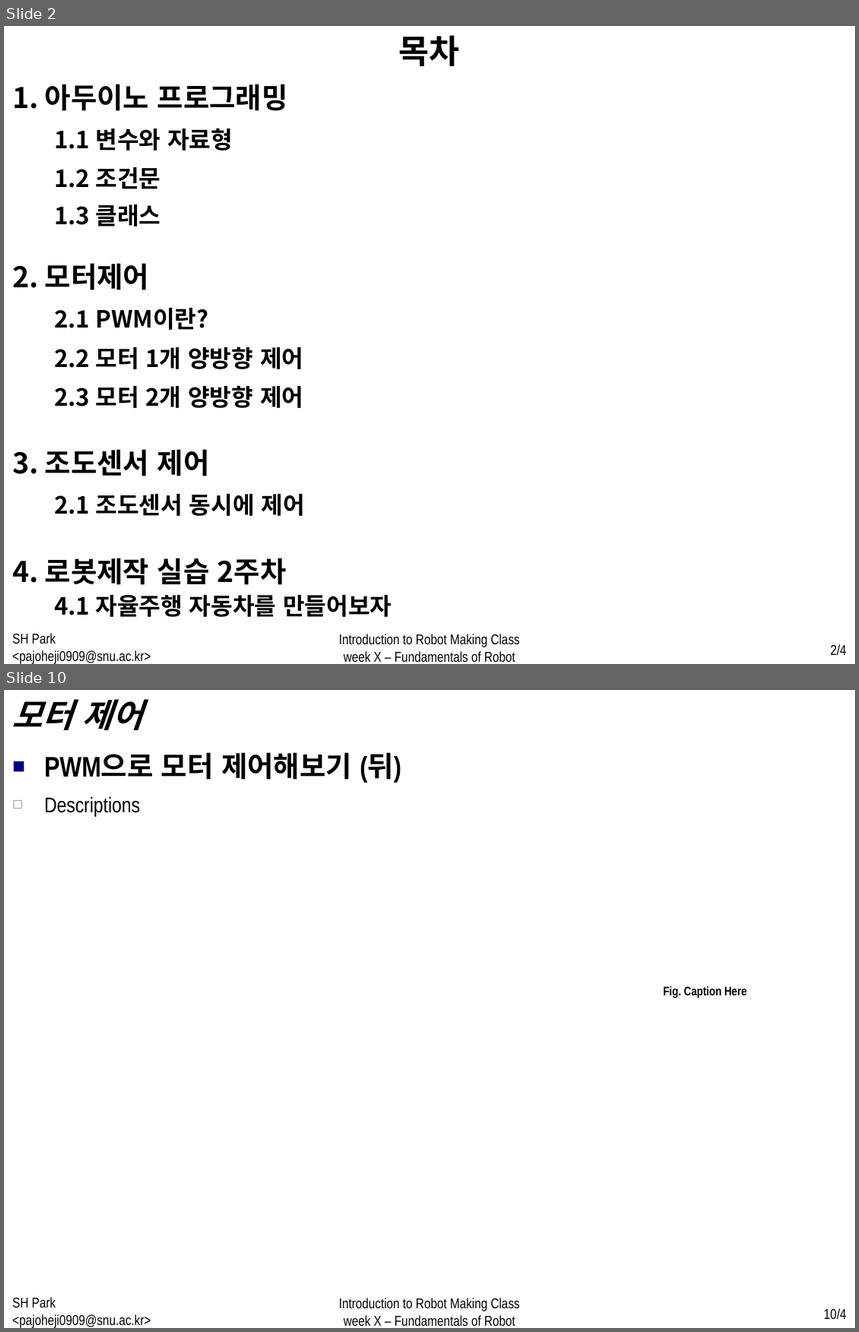
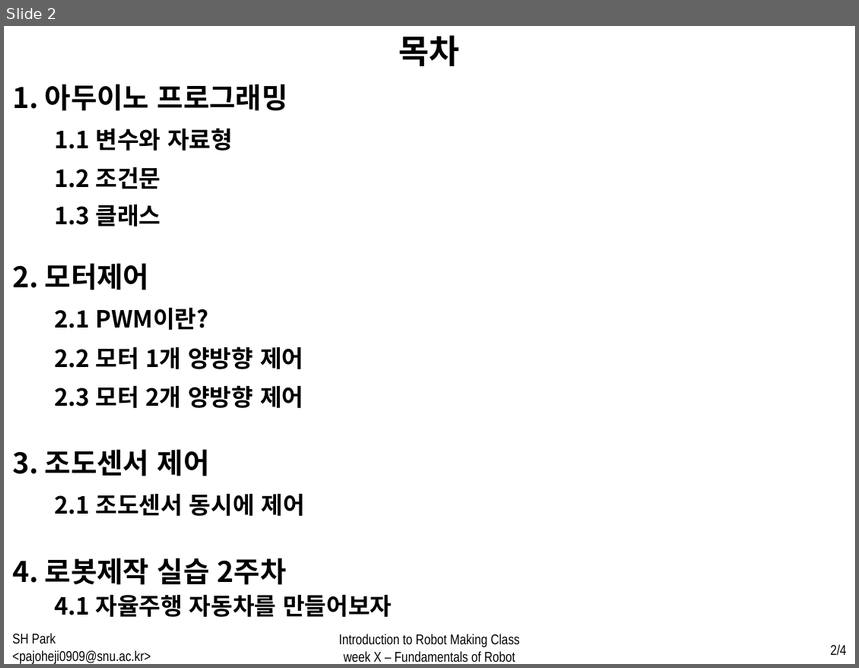
Before and after one commit to WhenTheyCry96/RobotTutorial, a slide deck: PPT/week2.pptx. Shown one above the other, each under a label of ours: slides 2 and 10 before the commit, slide 2 after it; the slides between them are not shown. The pictures are 859x1332 and 859x668 pixels, drawn with LibreOffice and Linux fonts; fonts in the diff are those of the drawing. Boxes give left, top, right and bottom in pixels: in the first picture for what was removed or moved away, otherwise in the second. Text is boxed around its words. In the diff, an @@ line names an element or a change of style, - is before the commit and + after.

```diff
--- a/PPT/week2.pptx
+++ b/PPT/week2.pptx
@@ slide 10 removed at <box>4,690,855,1328</box>, background #FFFFFF @@
@@ text removed at <box>12,699,143,730</box> @@
-모터 제어
@@ text removed at <box>44,752,401,782</box> @@
-■ PWM으로 모터 제어해보기 (뒤)
@@ text removed at <box>44,796,140,816</box> @@
-  ◻ Descriptions
@@ text removed at <box>664,986,747,999</box> @@
-Fig. Caption Here
@@ text removed at <box>12,1297,151,1328</box> @@
-SH Park <pajoheji0909@snu.ac.kr>
@@ text removed at <box>339,1298,520,1326</box> @@
-Introduction to Robot Making Class
-week X – Fundamentals of Robot
@@ page number removed at <box>824,1309,847,1320</box> @@
-10/4
```
Also in this commit, not shown: 12 slides changed, 1 slide added, 1 other slide removed, 2 other files.
